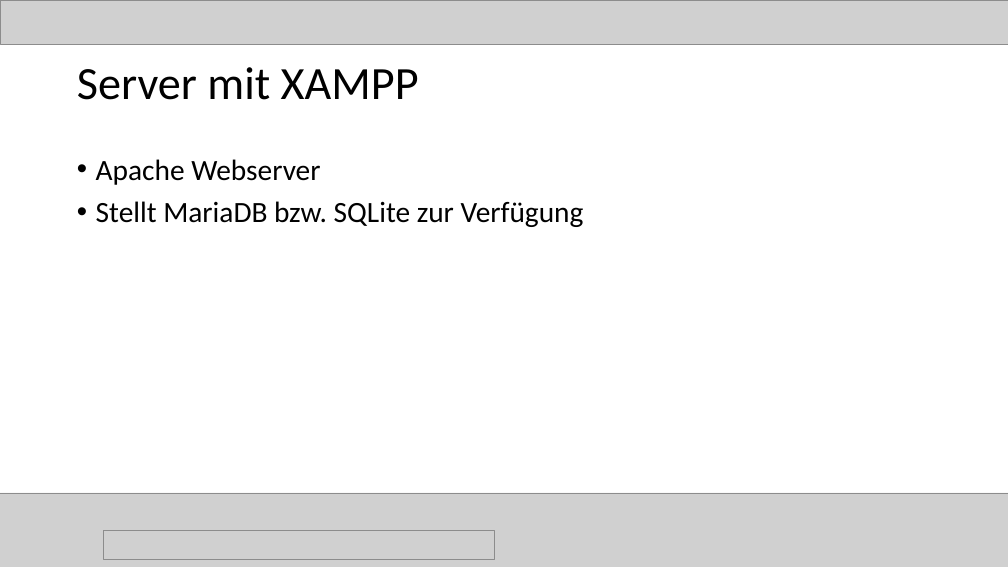
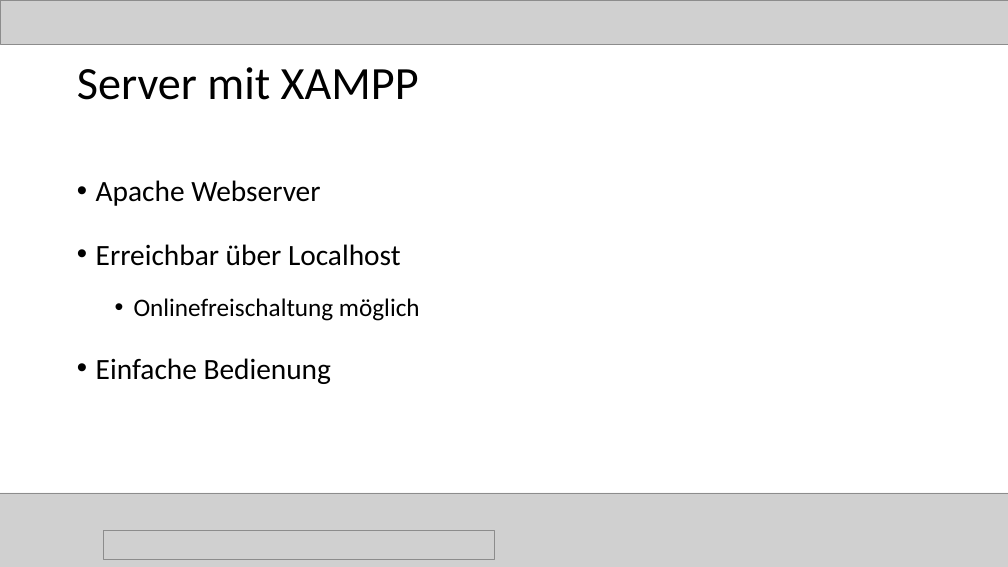
Before and after one commit to magharmi/StudentenFuerStudenten, a slide deck: slide 10 of Power Point/final.pptx (slide 13 before the commit). Drawn at 1008x567 pixels with LibreOffice and Linux fonts; fonts in the diff are those of the drawing; grey boxes stand for pictures. Boxes give left, top, right and bottom in pixels: in the first picture for what was removed or moved away, otherwise in the second. Text is boxed around its words. In the diff, an @@ line names an element or a change of style, - is before the commit and + after.

```diff
--- a/Power Point/final.pptx
+++ b/Power Point/final.pptx
@@ text at (96,180,320,206): line spacing 0.9 to 1.5 @@
@@ text at (96,244,420,384): text changed @@
-• Stellt MariaDB bzw. SQLite zur Verfügung
+• Erreichbar über Localhost
+  • Onlinefreischaltung möglich
+• Einfache Bedienung
```
Also in this commit, not shown: 7 other slides changed, 7 slides added, 6 slides removed.
